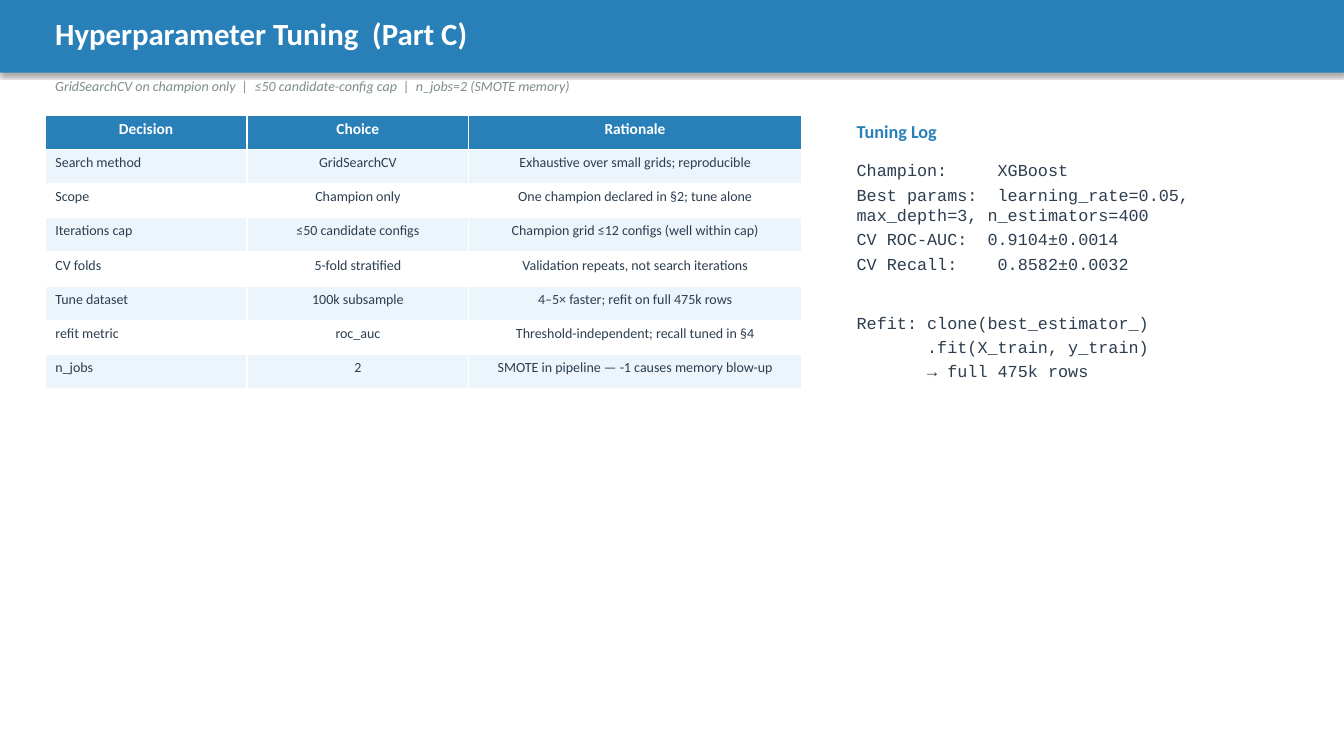
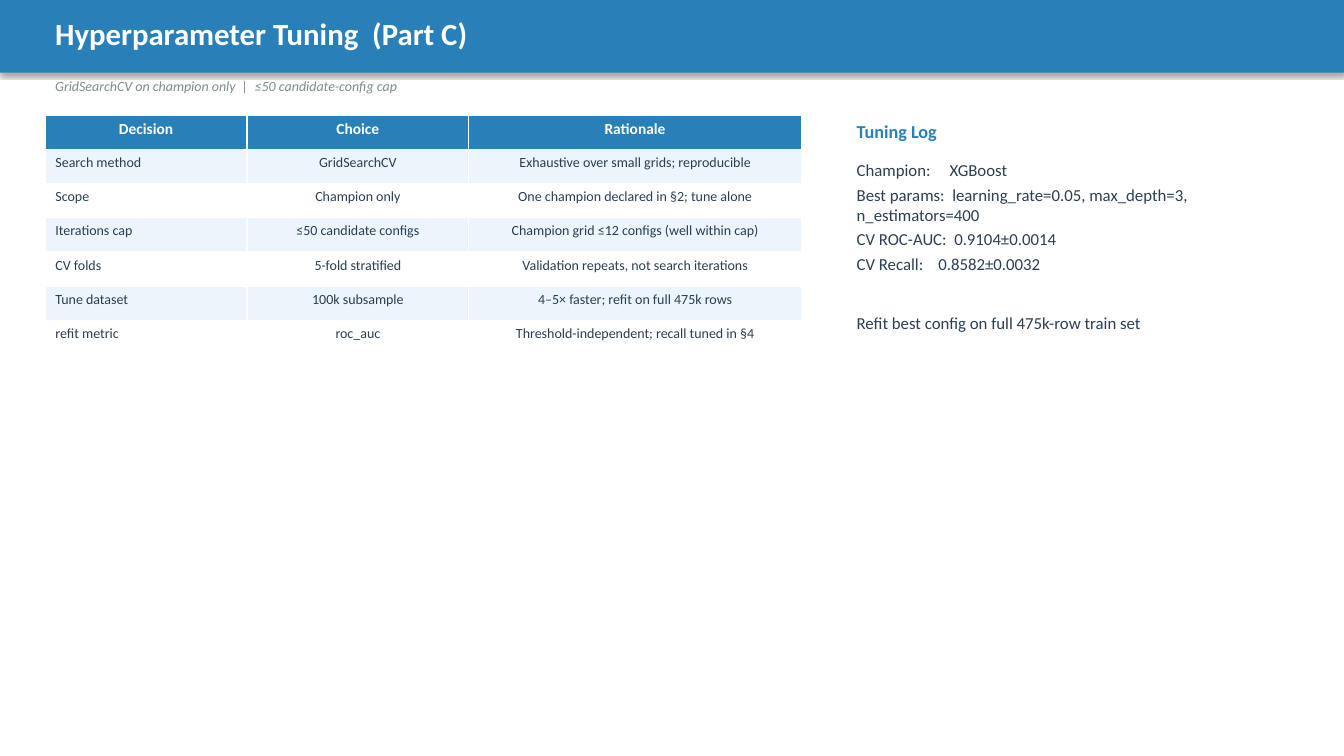
Before and after one commit to kinwahlai/SNAIC_AI_Program_Labs, a slide deck: slide 7 of Week 1/Wk1_Capstone/group3.pptx. Drawn at 1344x756 pixels with LibreOffice and Linux fonts; fonts in the diff are those of the drawing. Boxes give left, top, right and bottom in pixels: in the first picture for what was removed or moved away, otherwise in the second. Text is boxed around its words. In the diff, an @@ line names an element or a change of style, - is before the commit and + after.

```diff
--- a/Week 1/Wk1_Capstone/group3.pptx
+++ b/Week 1/Wk1_Capstone/group3.pptx
@@ text at (55, 81, 397, 94): text changed @@
-GridSearchCV on champion only | ≤50 candidate-config cap | n_jobs=2 (SMOTE memory)
+GridSearchCV on champion only | ≤50 candidate-config cap
@@ table at (45, 115, 802, 355) @@
-row 8: n_jobs | 2 | SMOTE in pipeline — -1 causes memory blow-up
@@ text at (857, 164, 1187, 270): font Courier New to Calibri in "Champion: XGBoost", "Best params: learning_rate=0.05, max_depth=3, n_estimators=4 ...", "CV ROC-AUC: 0.9104±0.0014", "CV Recall: 0.8582±0.0032" @@
@@ text at (857, 317, 1140, 332): text changed; font Courier New to Calibri @@
-Refit: clone(best_estimator_)
-.fit(X_train, y_train)
-→ full 475k rows
+Refit best config on full 475k-row train set
```
Also in this commit, not shown: 4 other slides changed, 1 other file.
